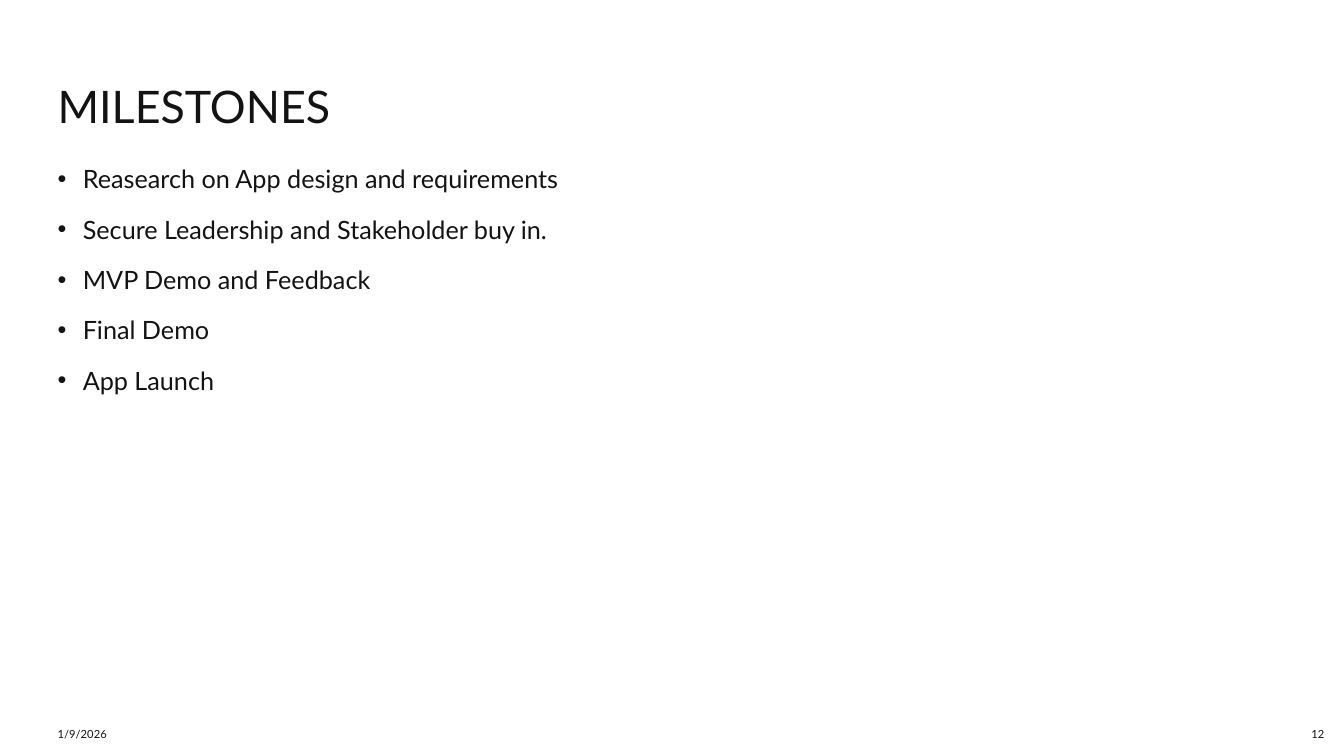
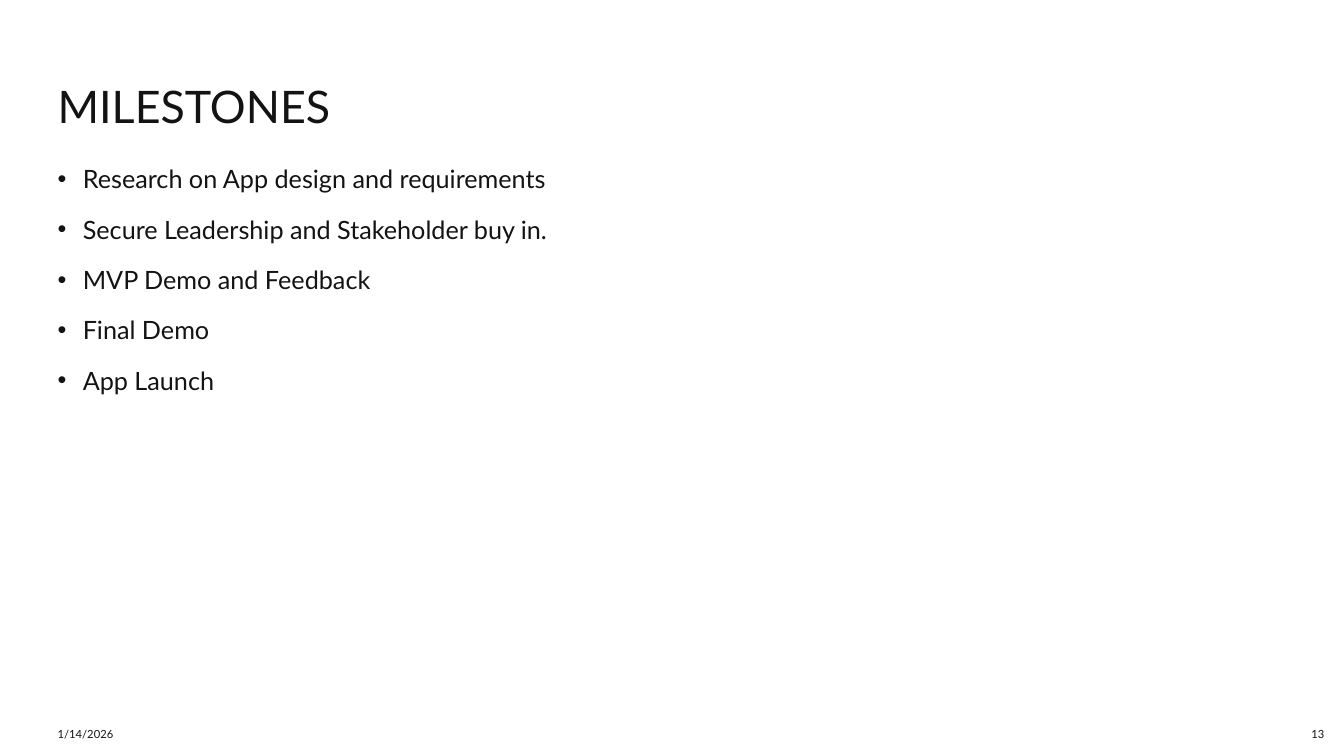
Before and after one commit to pajeeokoth/fashion-insta, a slide deck: slide 13 of Fashion-insta.pptx (slide 12 before the commit). Drawn at 1344x756 pixels with LibreOffice and Linux fonts; fonts in the diff are those of the drawing. Boxes give left, top, right and bottom in pixels: in the first picture for what was removed or moved away, otherwise in the second. Text is boxed around its words. In the diff, an @@ line names an element or a change of style, - is before the commit and + after.

```diff
--- a/Fashion-insta.pptx
+++ b/Fashion-insta.pptx
@@ text at (x1=83, y1=169, x2=546, y2=193): text changed @@
-• Reasearch on App design and requirements
+• Research on App design and requirements
@@ text at (x1=58, y1=730, x2=114, y2=739): text changed @@
-1/9/2026
+1/14/2026
@@ page number at (x1=1311, y1=730, x2=1324, y2=738): text changed @@
-12
+13
```
Also in this commit, not shown: 22 other slides changed, 2 slides added, 2 slides removed, 1 other file.
